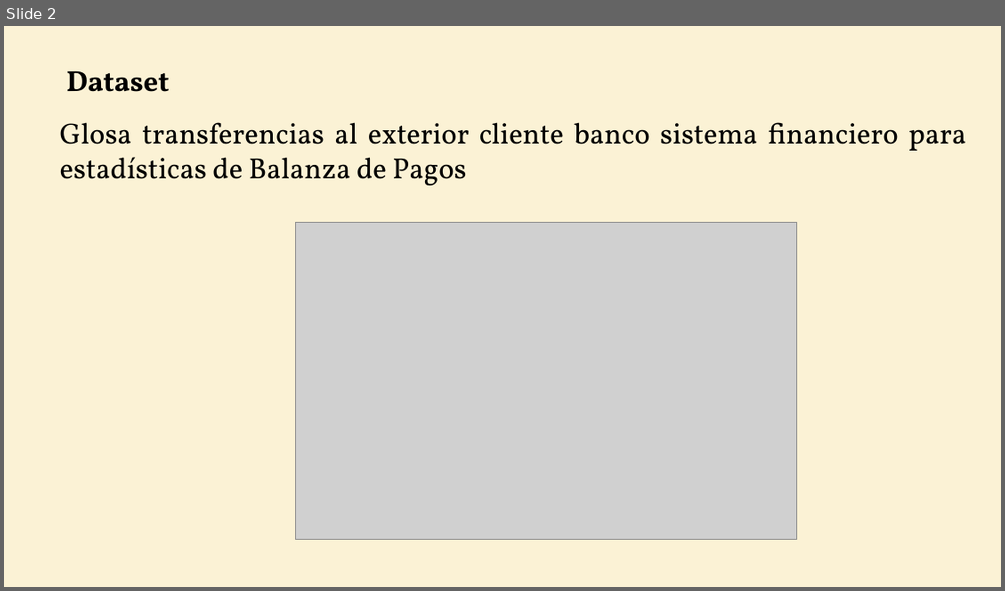
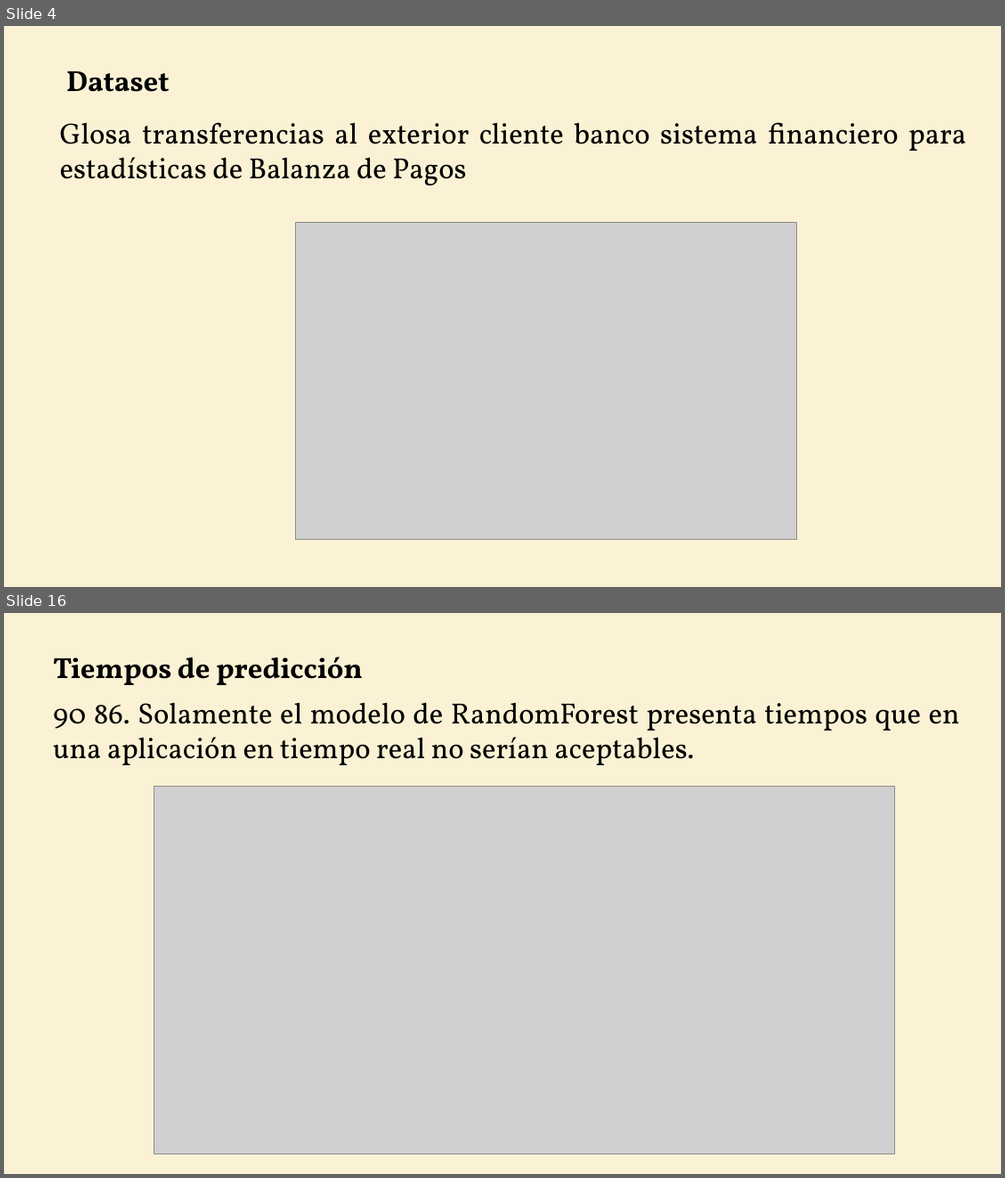
Before and after one commit to WilderGitHub/MCD, a slide deck: II. 08 Minería de Datos II/Proyecto Final.pptx. Shown one above the other, each under a label of ours: slide 2 before the commit, slides 4 and 16 after it; the slides between them are not shown. The pictures are 1005x591 and 1005x1178 pixels, drawn with LibreOffice and Linux fonts; fonts in the diff are those of the drawing; grey boxes stand for pictures. Boxes give left, top, right and bottom in pixels: in the first picture for what was removed or moved away, otherwise in the second. Text is boxed around its words. In the diff, an @@ line names an element or a change of style, - is before the commit and + after.

```diff
--- a/II. 08 Minería de Datos II/Proyecto Final.pptx
+++ b/II. 08 Minería de Datos II/Proyecto Final.pptx
@@ slide 16 added at [4, 613, 1001, 1174], background #F7DD93 at 38% opacity @@
@@ text added at [53, 657, 363, 685], 28 pt, text #000000, bold @@
+Tiempos de predicción
@@ text added at [53, 702, 960, 765], 28 pt, text #000000 @@
+90 86. Solamente el modelo de RandomForest presenta tiempos que en una aplicación en tiempo real no serían aceptables.
@@ picture added at [154, 786, 895, 1153] @@
@@ what was slide 2 is now slide 4 @@
```
Also in this commit, not shown: 2 slides changed, 12 other slides added, 8 slides removed, 1 other file.
